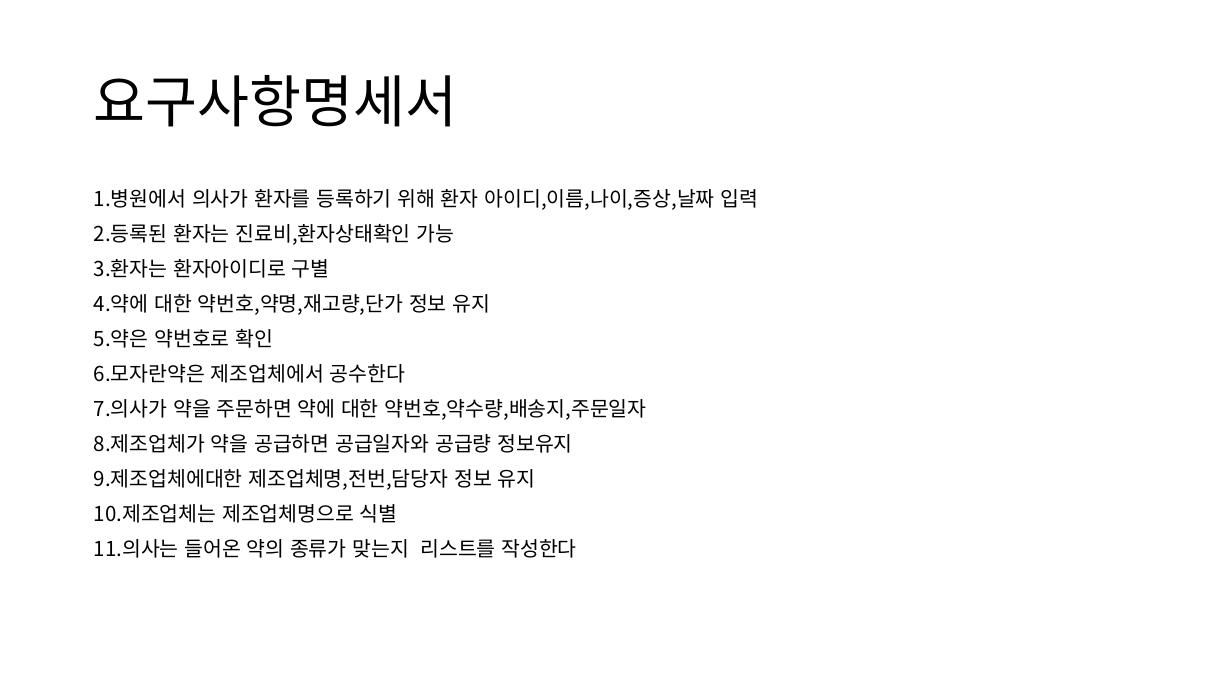
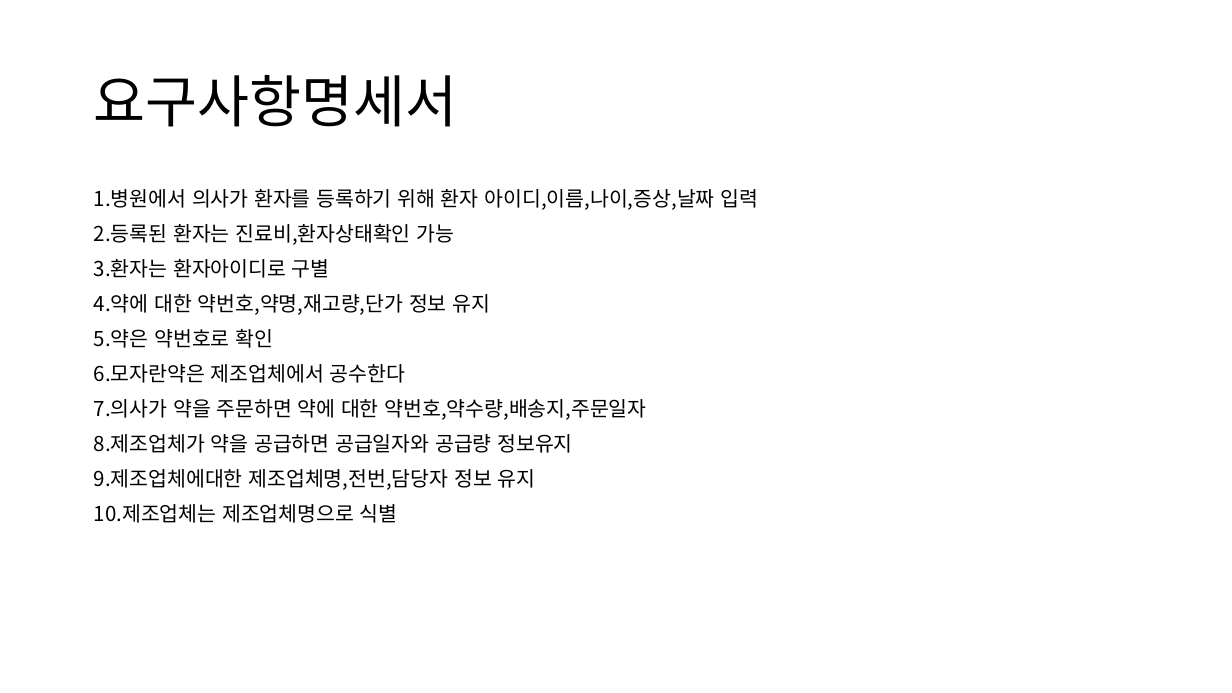
Before and after one commit to banbansolt/DB_2025-2, a slide deck: slide 2 of 기말과제.pptx. Drawn at 1232x693 pixels with LibreOffice and Linux fonts; fonts in the diff are those of the drawing. Boxes give left, top, right and bottom in pixels: in the first picture for what was removed or moved away, otherwise in the second. Text is boxed around its words. In the diff, an @@ line names an element or a change of style, - is before the commit and + after.

```diff
--- a/기말과제.pptx
+++ b/기말과제.pptx
@@ text at (94, 539, 576, 558): paragraph removed @@
-11.의사는 들어온 약의 종류가 맞는지 리스트를 작성한다
```
Also in this commit, not shown: 4 other files.
